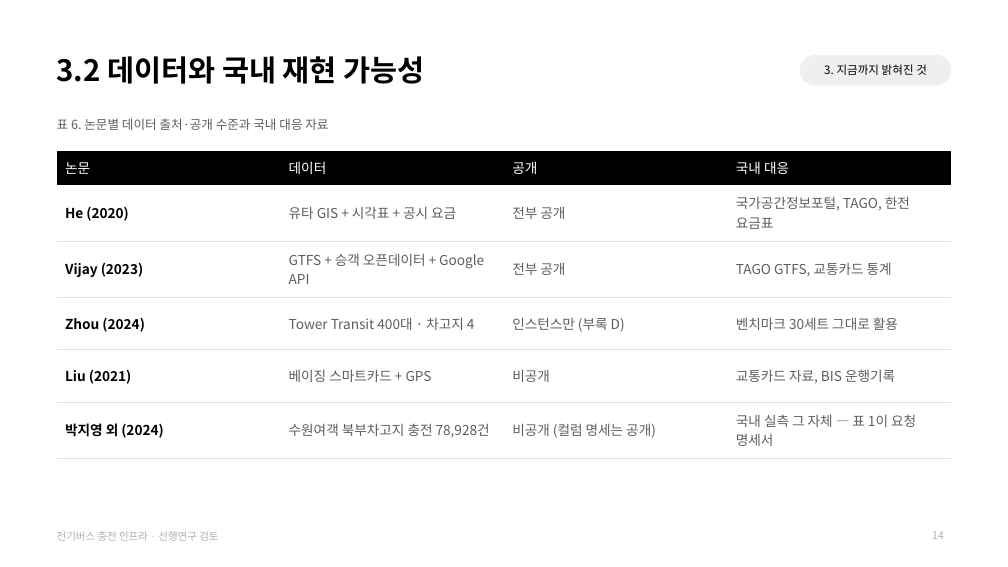
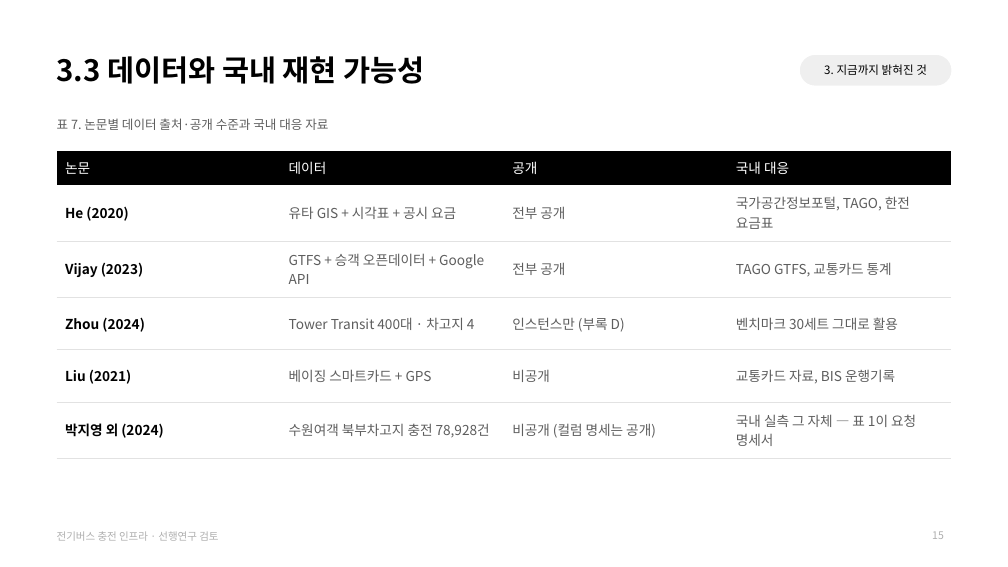
Before and after one commit to jujuwon7/presentation, a slide deck: slide 15 of 전기버스_충전인프라_선행연구_검토.pptx (slide 14 before the commit). Drawn at 1008x567 pixels with LibreOffice and Linux fonts; fonts in the diff are those of the drawing. Boxes give left, top, right and bottom in pixels: in the first picture for what was removed or moved away, otherwise in the second. Text is boxed around its words. In the diff, an @@ line names an element or a change of style, - is before the commit and + after.

```diff
--- a/전기버스_충전인프라_선행연구_검토.pptx
+++ b/전기버스_충전인프라_선행연구_검토.pptx
@@ title at (x1=57, y1=56, x2=425, y2=84): text changed @@
-3.2 데이터와 국내 재현 가능성
+3.3 데이터와 국내 재현 가능성
@@ text at (x1=57, y1=118, x2=328, y2=130): text changed @@
-표 6. 논문별 데이터 출처·공개 수준과 국내 대응 자료
+표 7. 논문별 데이터 출처·공개 수준과 국내 대응 자료
@@ page number at (x1=932, y1=531, x2=944, y2=539): text changed @@
-14
+15
```
Also in this commit, not shown: 4 other slides changed, 1 slide added.
